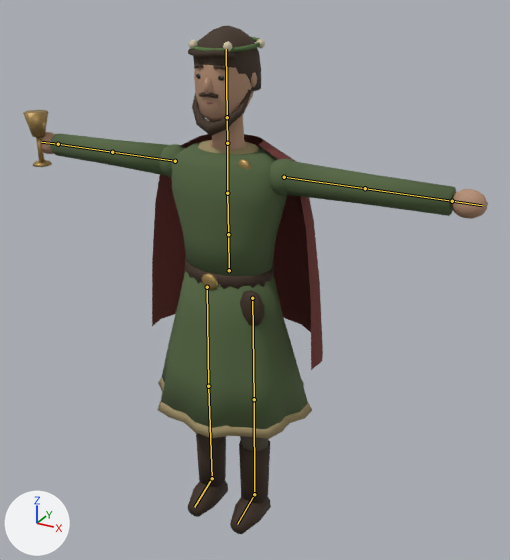
The Blender file modelos/novio.blend as it was, and as the next commit left it.
The view is the same before and after, from a 50 mm lens placed at (1.132, -1.877, 1.926), pointed at (0.103, -0.007, 0.991). Lighting does not change. The marker at lower left points along +X, +Y and +Z. The older version comes first. The bones that bend it are drawn over the model as lines.

Objects in the first picture: 'Novio'.
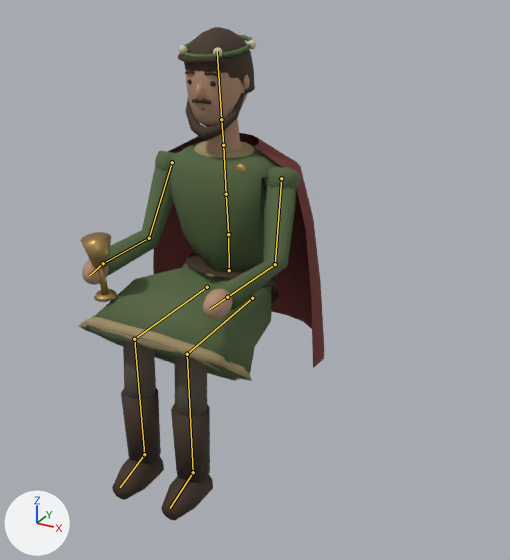
The newer file adds an action. The first version stands in its rest pose; the second is drawn at frame 48 of the action 'sentado'.

Boxes [x1, y1, x2, y2] around the edits, measured in the pictures (510 x 560 px):
'Novio', posed (47% narrower)
    before: [23, 26, 488, 534]
    after: [78, 27, 324, 520]
bone 'espalda', root to tip
    before: (228, 234) to (227, 193)
    after: (228, 234) to (226, 194)
bone 'pecho', root to tip
    before: (227, 193) to (227, 143)
    after: (226, 194) to (223, 145)
bone 'brazoI', root to tip
    before: (284, 177) to (365, 188)
    after: (281, 178) to (275, 264)
bone 'antebrazoI', root to tip
    before: (365, 188) to (452, 201)
    after: (275, 264) to (227, 297)
bone 'brazoD', root to tip
    before: (175, 161) to (112, 152)
    after: (172, 162) to (149, 238)
bone 'antebrazoD', root to tip
    before: (112, 152) to (58, 144)
    after: (149, 238) to (103, 263)
bone 'manoD', root to tip
    before: (58, 144) to (41, 142)
    after: (103, 263) to (89, 275)
bone 'musloI', root to tip
    before: (252, 298) to (254, 399)
    after: (252, 298) to (187, 354)
bone 'espinillaI', root to tip
    before: (254, 399) to (254, 494)
    after: (187, 354) to (193, 472)
bone 'musloD', root to tip
    before: (207, 287) to (208, 386)
    after: (207, 287) to (134, 339)
bone 'espinillaD', root to tip
    before: (208, 386) to (212, 478)
    after: (134, 339) to (144, 454)

The change in detail:
Bone 'espalda' (bone_espalda) turns from (0, 0, 0) to (4, 0, 0) degrees about its own x, y and z.
Bone 'pecho' (bone_pecho) turns from (0, 0, 0) to (1, 0, 0) degrees about its own x, y and z.
Bone 'brazoI' (bone_brazoi) turns from (0, 0, 0) to (-71, -21, -29) degrees about its own x, y and z.
Bone 'antebrazoI' (bone_antebrazoi) turns from (0, 0, 0) to (51, 68, -16) degrees about its own x, y and z.
Bone 'brazoD' (bone_brazod) turns from (0, 0, 0) to (-70, 20, 29) degrees about its own x, y and z.
Bone 'antebrazoD' (bone_antebrazod) turns from (0, 0, 0) to (59, -67, 11) degrees about its own x, y and z.
Bone 'manoD' (bone_manod) turns from (0, 0, 0) to (-5, 7, 7) degrees about its own x, y and z.
Bone 'musloI' (bone_musloi) turns from (0, 0, 0) to (-88, -1, 0) degrees about its own x, y and z.
Bone 'espinillaI' (bone_espinillai) turns from (0, 0, 0) to (88, 0, 0) degrees about its own x, y and z.
Bone 'musloD' (bone_muslod) turns from (0, 0, 0) to (-88, 1, 0) degrees about its own x, y and z.
Bone 'espinillaD' (bone_espinillad) turns from (0, 0, 0) to (88, 0, 0) degrees about its own x, y and z.
